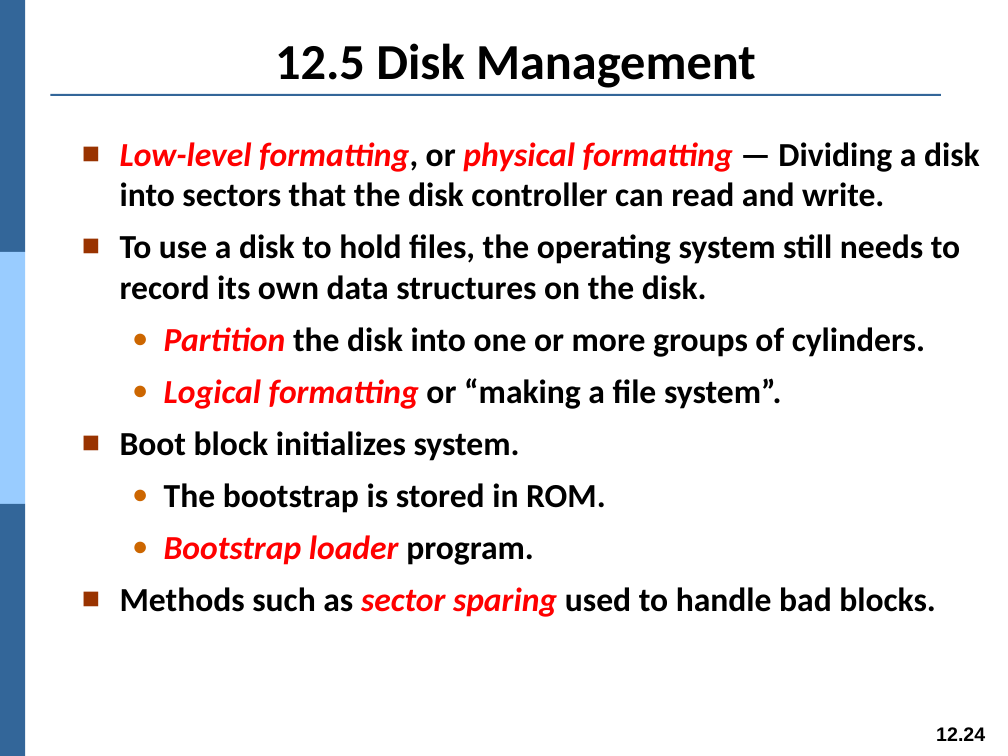
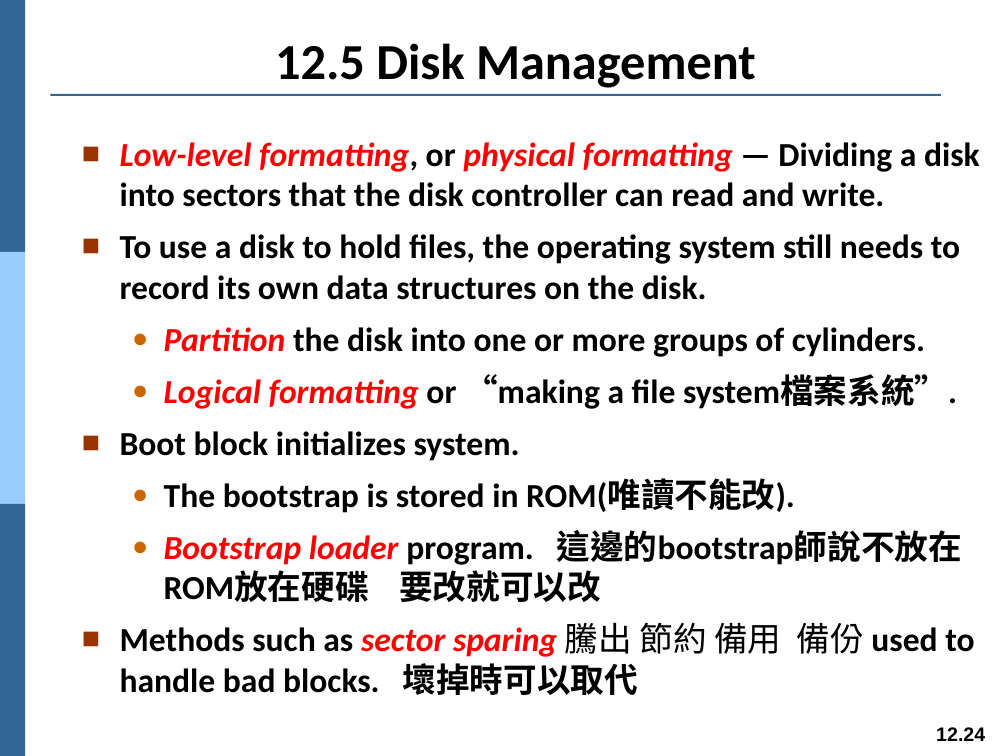
Before and after one commit to Yang09701194/OS_Learning, a slide deck: slide 24 of ch12.pptx. Drawn at 1008x756 pixels with LibreOffice and Linux fonts; fonts in the diff are those of the drawing. Boxes give left, top, right and bottom in pixels: in the first picture for what was removed or moved away, otherwise in the second. Text is boxed around its words. In the diff, an @@ line names an element or a change of style, - is before the commit and + after.

```diff
--- a/ch12.pptx
+++ b/ch12.pptx
@@ text at (164, 374, 957, 409): text changed @@
-  ● Logical formatting or “making a file system”.
+  ● Logical formatting or “making a file system檔案系統”.
@@ text at (120, 479, 974, 695): text changed @@
-  ● The bootstrap is stored in ROM.
-  ● Bootstrap loader program.
-■ Methods such as sector sparing used to handle bad blocks.
+  ● The bootstrap is stored in ROM(唯讀不能改).
+  ● Bootstrap loader program. 這邊的bootstrap師說不放在ROM放在硬碟 要改就可以改
+■ Methods such as sector sparing 騰出 節約 備用 備份 used to handle bad blocks. 壞掉時可以取代
```
Also in this commit, not shown: 18 other slides changed.
